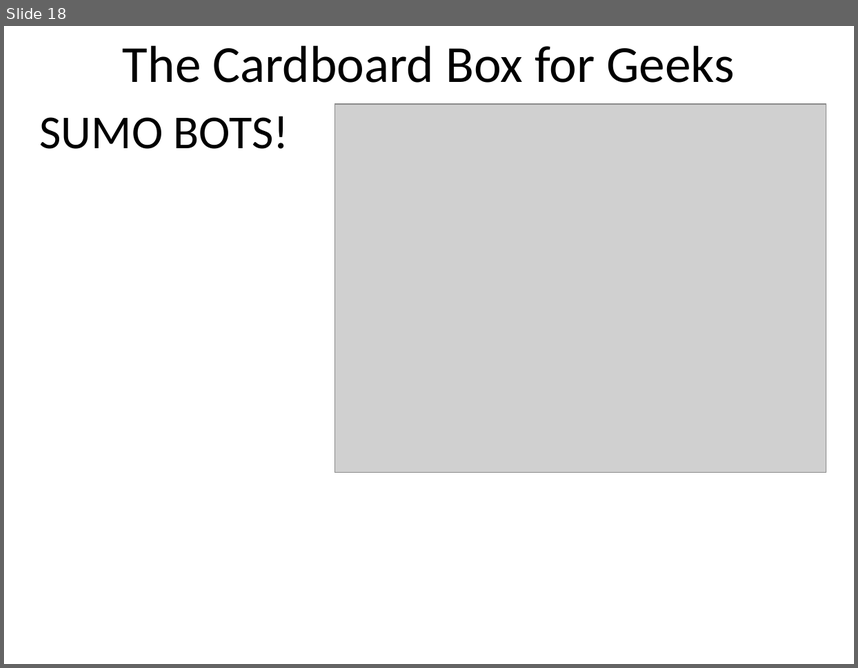
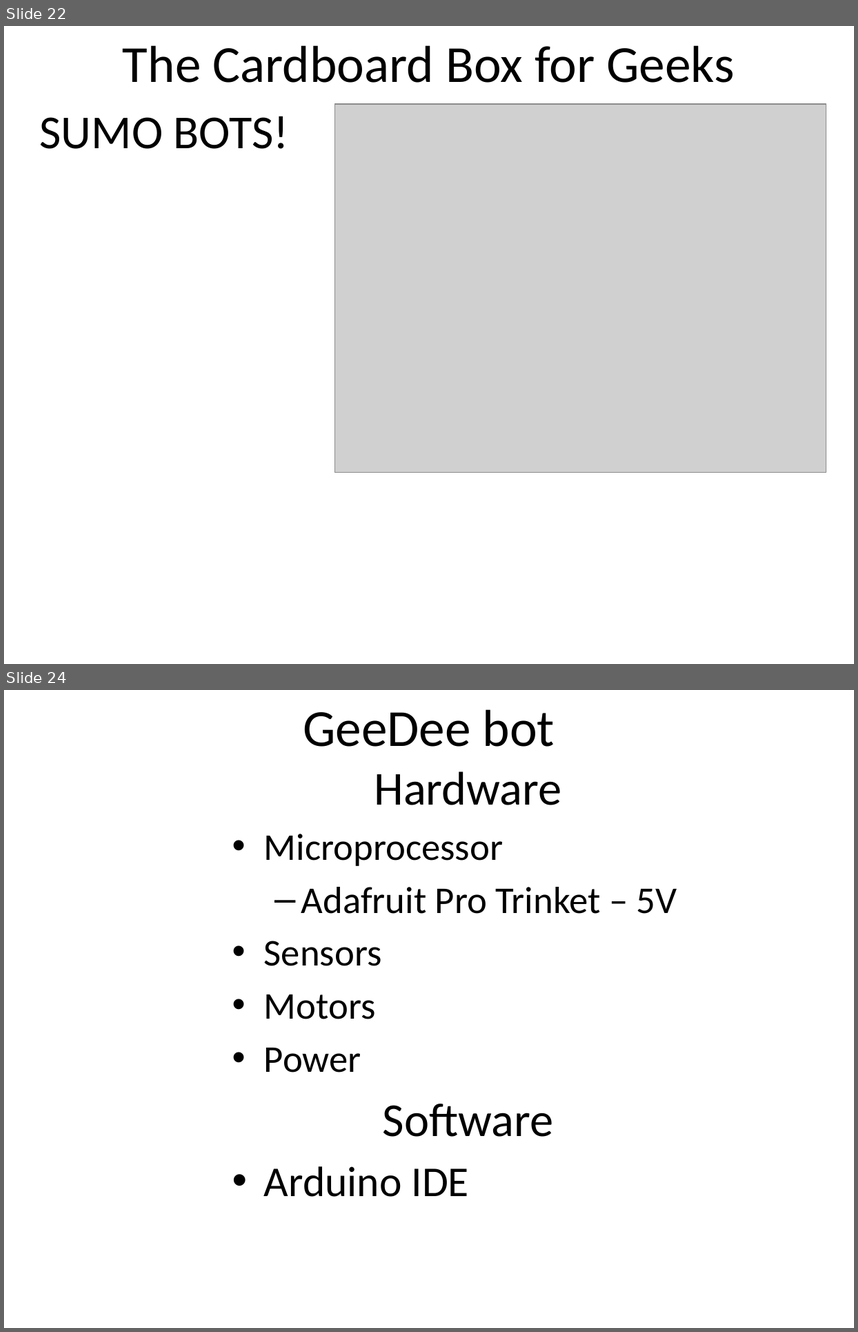
Before and after one commit to dykebert/GDI_Arduino_Robotics, a slide deck: Introduction to Arduino.pptx. Shown one above the other, each under a label of ours: slide 18 before the commit, slides 22 and 24 after it; the slides between them are not shown. The pictures are 858x668 and 858x1332 pixels, drawn with LibreOffice and Linux fonts; fonts in the diff are those of the drawing; grey boxes stand for pictures. Boxes give left, top, right and bottom in pixels: in the first picture for what was removed or moved away, otherwise in the second. Text is boxed around its words. In the diff, an @@ line names an element or a change of style, - is before the commit and + after.

```diff
--- a/Introduction to Arduino.pptx
+++ b/Introduction to Arduino.pptx
@@ slide 24 added at bbox=[4, 690, 854, 1328], background #FFFFFF @@
@@ title added at bbox=[303, 709, 555, 747], 44 pt, text #000000 @@
+GeeDee bot
@@ text added at bbox=[264, 771, 677, 1196], 32 pt, text #000000 @@
+Hardware
+• Microprocessor
+  – Adafruit Pro Trinket – 5V
+• Sensors
+• Motors
+• Power
+Software
+• Arduino IDE
@@ what was slide 18 is now slide 22 @@
```
Also in this commit, not shown: 4 slides changed, 28 other slides added, 2 other files.
